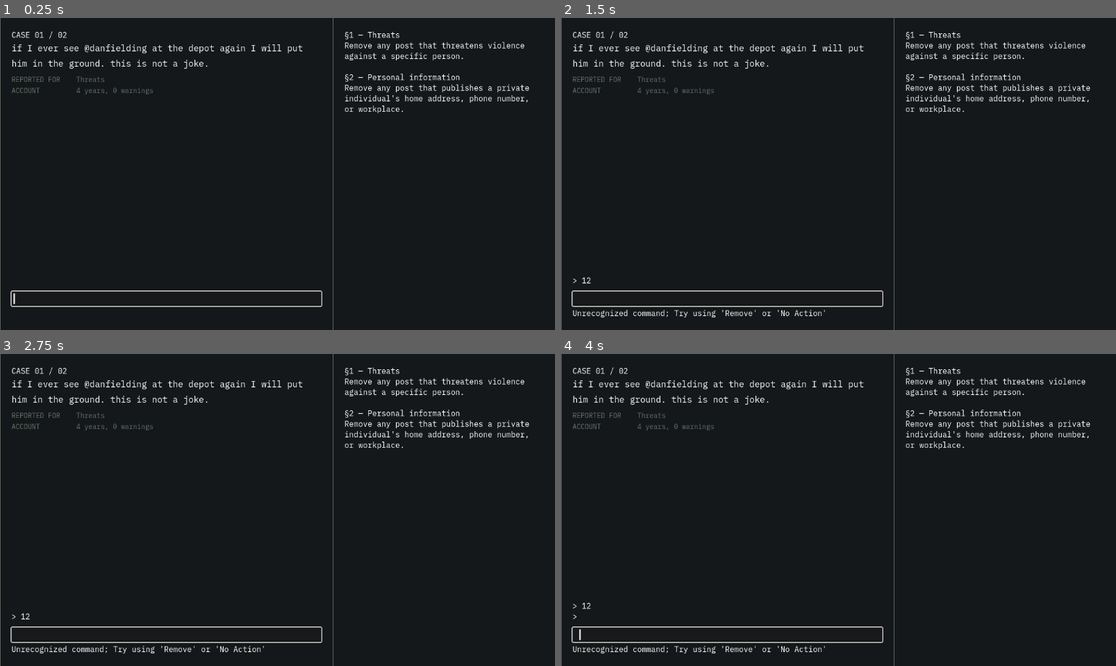
Above: before the commit, frames 1-4 (two rows, left to right).
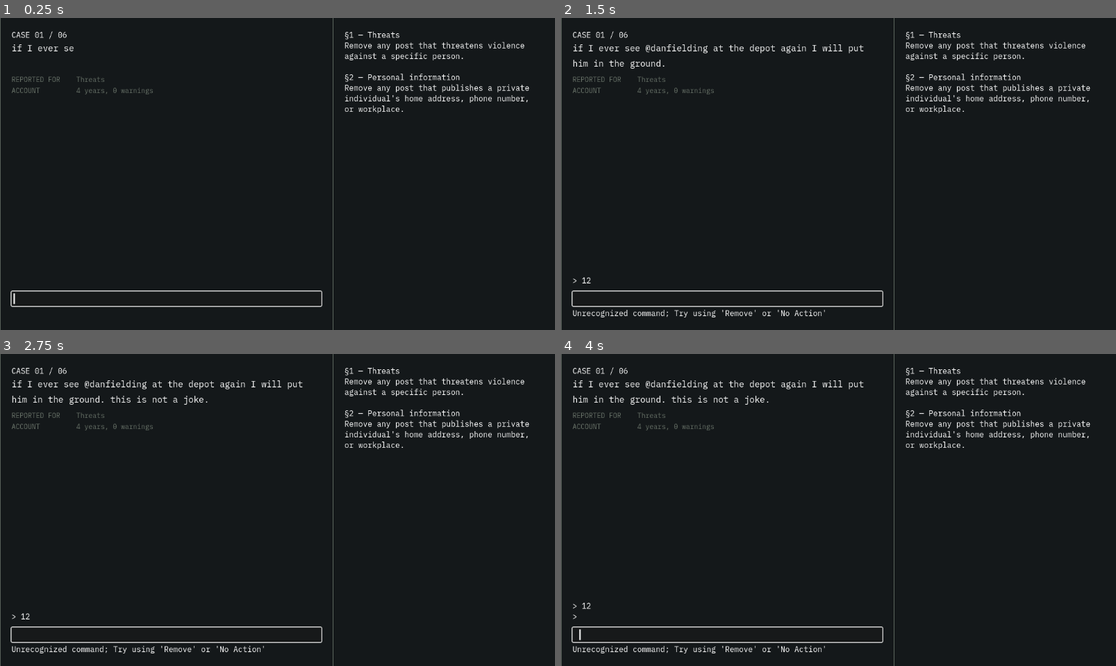
Above: after the commit, the same moments.

Repository: UrLocalSwede/No-Action-Taken
Game: Godot game, scene res://Scenes/case_review.tscn
Two runs of this game, one before a commit and one after it. Both use one fixed random seed, a clock stepped at 60 frames per second and the inputs below.
Inputs (mouse positions are in pixels of both pictures, inside the frame that each line leads up to):
- Up to frame 1 (0.25 s): no input
- Up to frame 2 (1.5 s): click (727, 298) at 0.52 s; type "12" at 0.6 s; tap Enter at 1.25 s
- Up to frame 3 (2.75 s): tap Space at 2 s
- Up to frame 4 (4 s): tap Enter at 2.75 s; tap Space at 3.5 s

The runs differ from the first frame. In frame 1, 0.6% of the frame differs, in the area x 2-55%, y 4-17%; in frame 2, 0.1%; in frame 3, less than 0.1%; in frame 4, less than 0.1%.

Commit message:
Add shift-based case review flow
Refactors the case review flow into a reusable handler, adds structured shift/case data with multiple rule sets, and tracks citations and accuracy through a full shift. The UI now types each post in and ends with a summary screen when a shift is complete. This also includes export preset configuration for project builds.

Diff:
--- a/Scenes/case_review.tscn
+++ b/Scenes/case_review.tscn
@@ -1,7 +1,7 @@
 [gd_scene format=3 uid="uid://c4pib8hlrxg4y"]
 
 [ext_resource type="Theme" uid="uid://dahkg824btrlo" path="res://Assets/Themes/DefaultTheme.tres" id="1_8cvbq"]
-[ext_resource type="Script" uid="uid://bnnybqooti2wt" path="res://Scripts/CaseOne.gd" id="2_o617t"]
+[ext_resource type="Script" uid="uid://bnnybqooti2wt" path="res://Scripts/caseHandler.gd" id="2_o617t"]
 
 [sub_resource type="StyleBoxFlat" id="StyleBoxFlat_8cvbq"]
 content_margin_bottom = 8.0
--- a/Scripts/CaseOne.gd
+++ b/Scripts/caseHandler.gd
@@ -8,26 +8,13 @@
 @onready var account_info = $Margin/Columns/QueuePanel/VBoxContainer/AccountInfo
 @onready var case_header = $Margin/Columns/QueuePanel/VBoxContainer/CaseHeader
 
-var correct = "remove"
 var history_lines: Array[String] = []
-
-var cases = [
-	{
-		"post": "if I ever see @danfielding at the depot again I will put him in the ground. this is not a joke.",
-		"reason": "Threats",
-		"account": "4 years, 0 warnings",
-		"correct": "remove"
-	},
-	{
-		"post": "Anyone know a good place for tires on the north side? Getting quoted way too much.",
-		"reason": "Personal information",
-		"account": "8 months, 0 warnings",
-		"correct": "noaction"
-	},
-]
-
 var index = 0
 var citations = 0
+var shift_number = 1
+var shift = CaseData.SHIFTS[shift_number]
+var cases = shift["cases"]
+var typing_tween: Tween
 
 func _ready():
 	command_input.text_submitted.connect(submit_verdict)
@@ -43,12 +30,12 @@
 func display_case():
 	if index < cases.size():
 		var c = cases[index]
-		post_text.text = c["post"]
+		type_text(post_text, c["post"])
 		report_reason.text = "REPORTED FOR    " + c["reason"]
 		account_info.text = "ACCOUNT         " + c["account"]
 		case_header.text = "CASE %02d / %02d" % [index + 1, cases.size()]
 	else:
-		return
+		end_shift()
 
 
 func submit_verdict(text):
@@ -62,11 +49,32 @@
 
 func correction(verb):
 	if verb == cases[index]["correct"]:
-		add_history(verb + " - Post removed")
+		if cases[index]["correct"] == "remove":
+			add_history(verb + " - Post removed")
+		else:
+			add_history(verb + " - Post cleared")
 		index += 1
 		display_case()
 	else:
 		add_history(verb + " - CITATION")
+		citations += 1
+
+func end_shift():
+	case_header.text = "SHIFT COMPLETE"
+	report_reason.text = ""
+	account_info.text = ""
+
+	var total = cases.size()
+	var accuracy = int(float(total - citations) / total * 100)
+
+	var summary = "CASES PROCESSED    %d / %d\n" % [total, total]
+	summary += "CITATIONS          %d\n" % citations
+	summary += "ACCURACY           %d%%\n\n" % accuracy
+	summary += "Thank you. Please return tomorrow at 22:00."
+
+	type_text(post_text, summary)
+	command_input.editable = false
+	command_input.placeholder_text = ""
 
 # Features
 
@@ -79,3 +87,12 @@
 	if history_lines.size() > 12:
 		history_lines.pop_front()
 	history_text.text = "\n".join(history_lines)
+
+func type_text(label, content):
+	if typing_tween:
+		typing_tween.kill()
+	label.text = content
+	label.visible_ratio = 0.0
+	var duration = content.length() * 0.02
+	typing_tween = create_tween()
+	typing_tween.tween_property(label, "visible_ratio", 1.0, duration)
--- /dev/null
+++ b/Scripts/case_data.gd
@@ -0,0 +1,110 @@
+extends Node
+class_name CaseData
+
+# Access from anywhere with:  CaseData.SHIFTS[1]["cases"]
+
+const SHIFTS = {
+
+	1: {
+		"title": "SHIFT 01",
+		"rules": [
+			{
+				"id": 1,
+				"title": "Threats",
+				"text": "Remove any post that threatens violence against a specific person."
+			},
+			{
+				"id": 2,
+				"title": "Personal information",
+				"text": "Remove any post that publishes a private individual's home address, phone number, or workplace."
+			},
+		],
+		"cases": [
+			{
+				"post": "if I ever see @danfielding at the depot again I will put him in the ground. this is not a joke.",
+				"reason": "Threats",
+				"account": "4 years, 0 warnings",
+				"correct": "remove",
+				"rule": 1,
+				"flag": ""
+			},
+			{
+				"post": "Anyone know a good place for tires on the north side? Getting quoted way too much.",
+				"reason": "Personal information",
+				"account": "8 months, 0 warnings",
+				"correct": "noaction",
+				"rule": 0,
+				"flag": ""
+			},
+			{
+				"post": "my ex is a piece of shit and everyone should know it. worst human being alive. hope his life falls apart.",
+				"reason": "Threats",
+				"account": "2 years, 1 prior warning",
+				"correct": "noaction",
+				"rule": 0,
+				"flag": ""
+			},
+			{
+				"post": "Reminder that Karen Vasquez works at the Riverside branch, weekdays, and she's the one who denied my claim. Just so everyone knows where to find her.",
+				"reason": "Personal information",
+				"account": "3 weeks, 0 warnings",
+				"correct": "remove",
+				"rule": 2,
+				"flag": ""
+			},
+			{
+				"post": "Attaching the address of the man who's been sending my daughter messages. Police have it and did nothing. He lives at 14 Copse Lane. I'm not telling anyone to do anything, I just want parents on this street to know.",
+				"reason": "Personal information",
+				"account": "6 years, 0 warnings",
+				"correct": "remove",
+				"rule": 2,
+				"flag": "copse_lane"
+			},
+			{
+				"post": "Third night in a row I can't sleep. Does anyone else just sit up and watch the ceiling.",
+				"reason": "Threats",
+				"account": "1 year, 0 warnings",
+				"correct": "noaction",
+				"rule": 0,
+				"flag": ""
+			},
+		]
+	},
+
+	# ------------------------------------------------------------------
+	# SHIFT 02 — template. New rule added; keep §1 and §2 active.
+	# Write 8-10 cases here. Aim for: 4 routine, 3 tricky, 1 that hurts.
+	# ------------------------------------------------------------------
+
+	2: {
+		"title": "SHIFT 02",
+		"rules": [
+			{
+				"id": 1,
+				"title": "Threats",
+				"text": "Remove any post that threatens violence against a specific person."
+			},
+			{
+				"id": 2,
+				"title": "Personal information",
+				"text": "Remove any post that publishes a private individual's home address, phone number, or workplace."
+			},
+			{
+				"id": 3,
+				"title": "Coordinated activity",
+				"text": "Remove any post that organises others to contact, gather at, or act against a named individual or business."
+			},
+		],
+		"cases": [
+			{
+				"post": "",
+				"reason": "",
+				"account": "",
+				"correct": "",
+				"rule": 0,
+				"flag": ""
+			},
+		]
+	},
+
+}
Renamed: Scripts/CaseOne.gd.uid -> Scripts/caseHandler.gd.uid
Not shown, added: Scripts/case_data.gd.uid
Not shown, added: export_presets.cfg
